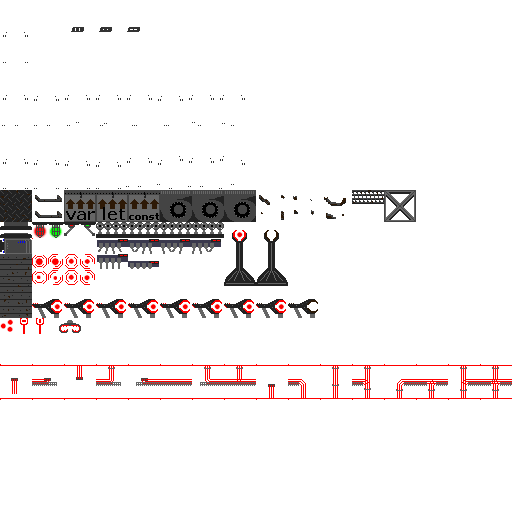
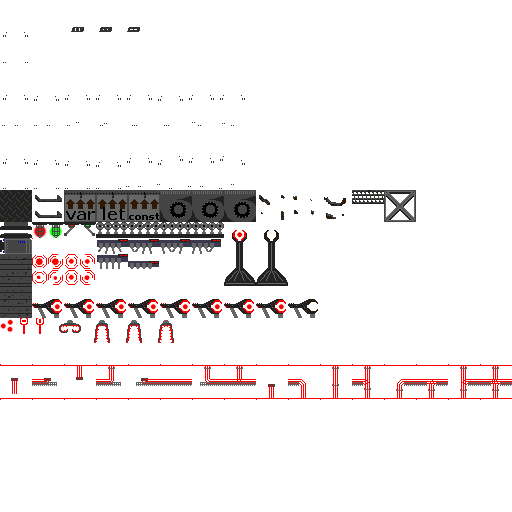
The second 512px x 512px image is a revision of the first. Changes to its layers:
painted on "Background" over [94, 320, 174, 343]
